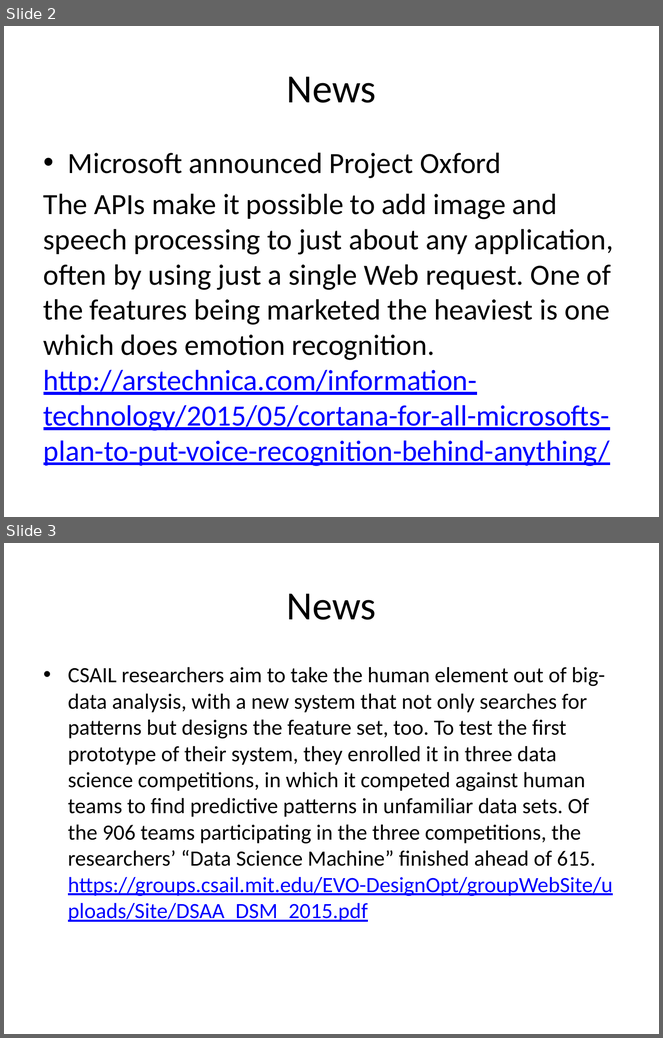
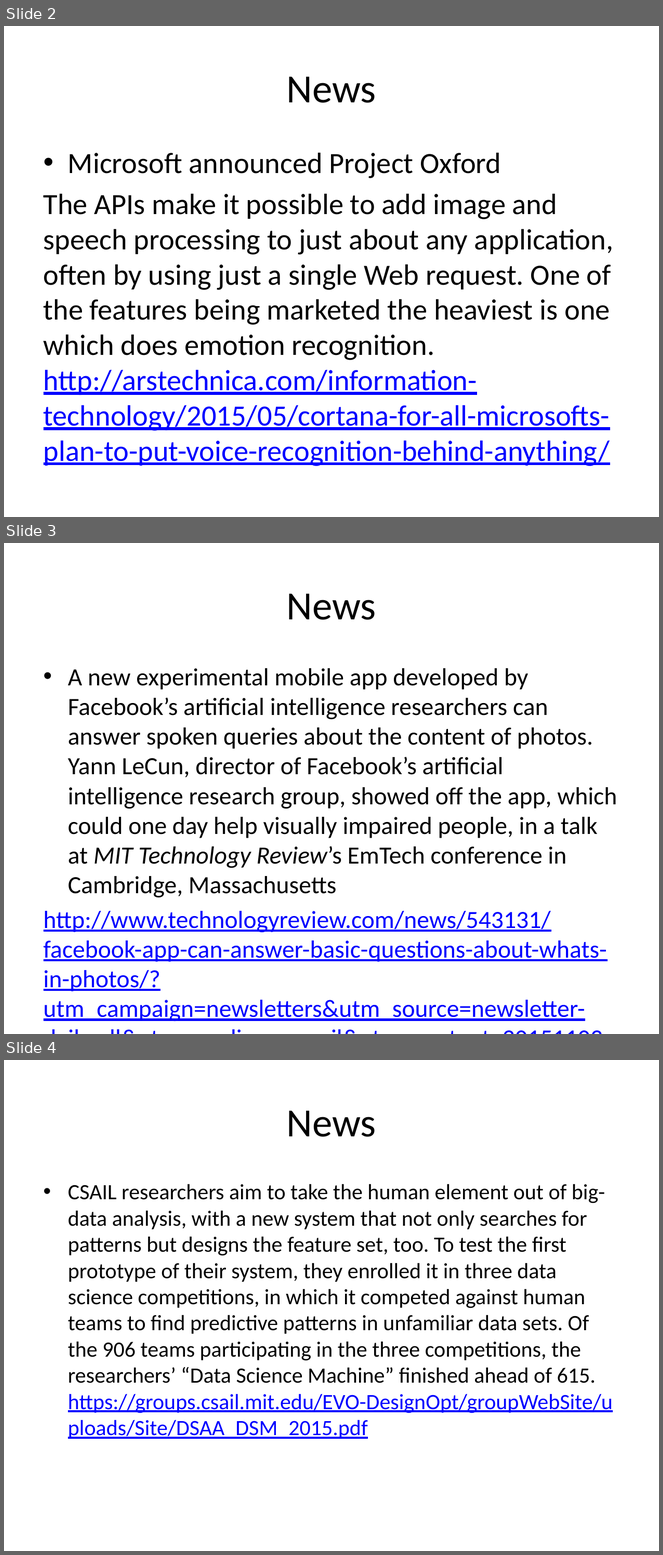
Before and after one commit to dsindy/presentations, a slide deck: nov2015/Nov15.pptx. Shown one above the other, each under a label of ours: slides 2 and 3 before the commit, slides 2, 3 and 4 after it. The pictures are 663x1038 and 663x1555 pixels, drawn with LibreOffice and Linux fonts; fonts in the diff are those of the drawing. Boxes give left, top, right and bottom in pixels: in the first picture for what was removed or moved away, otherwise in the second. Text is boxed around its words. In the diff, an @@ line names an element or a change of style, - is before the commit and + after.

Commit message:
update news

```diff
--- a/nov2015/Nov15.pptx
+++ b/nov2015/Nov15.pptx
@@ slide 3 added at <box>4,543,659,1034</box>, background #FFFFFF @@
@@ title added at <box>287,593,376,620</box>, 44 pt, text #000000 @@
+News
@@ text added at <box>44,668,617,1022</box>, 27.2 pt, text #000000 @@
+• A new experimental mobile app developed by Facebook’s artificial intelligence researchers can answer spoken queries about the content of photos. Yann LeCun, director of Facebook’s artificial intelligence research group, showed off the app, which could one day help visually impaired people, in a talk at MIT Technology Review’s EmTech conference in Cambridge, Massachusetts
+http://www.technologyreview.com/news/543131/facebook-app-can-answer-basic-questions-about-whats-in-photos/?utm_campaign=newsletters&utm_source=newsletter-daily-all&utm_medium=email&utm_content=20151103
@@ what was slide 3 is now slide 4 @@
```
Also in this commit, not shown: 1 slide changed.
